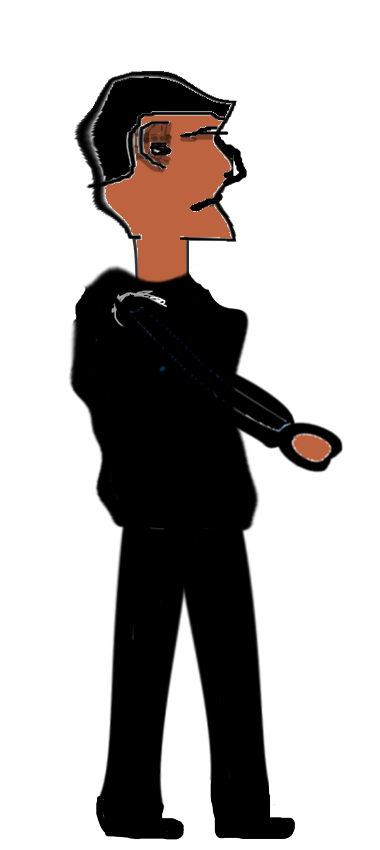
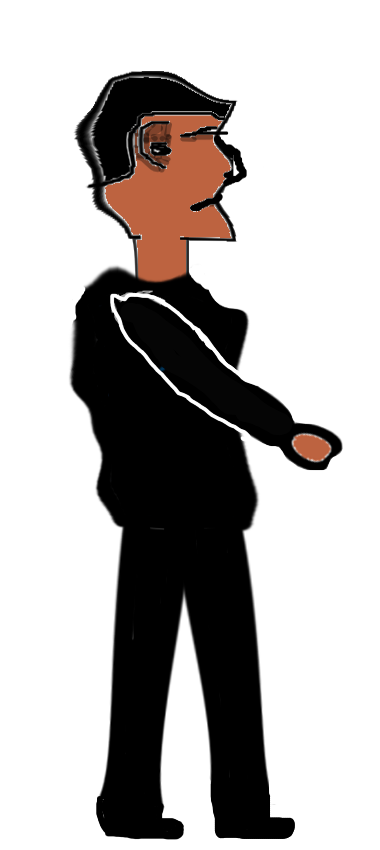
Before/after of a 380 x 850 layered artwork. What changed in the layer stack:
painted on "arm1 Merged" over [110, 293, 343, 473]
